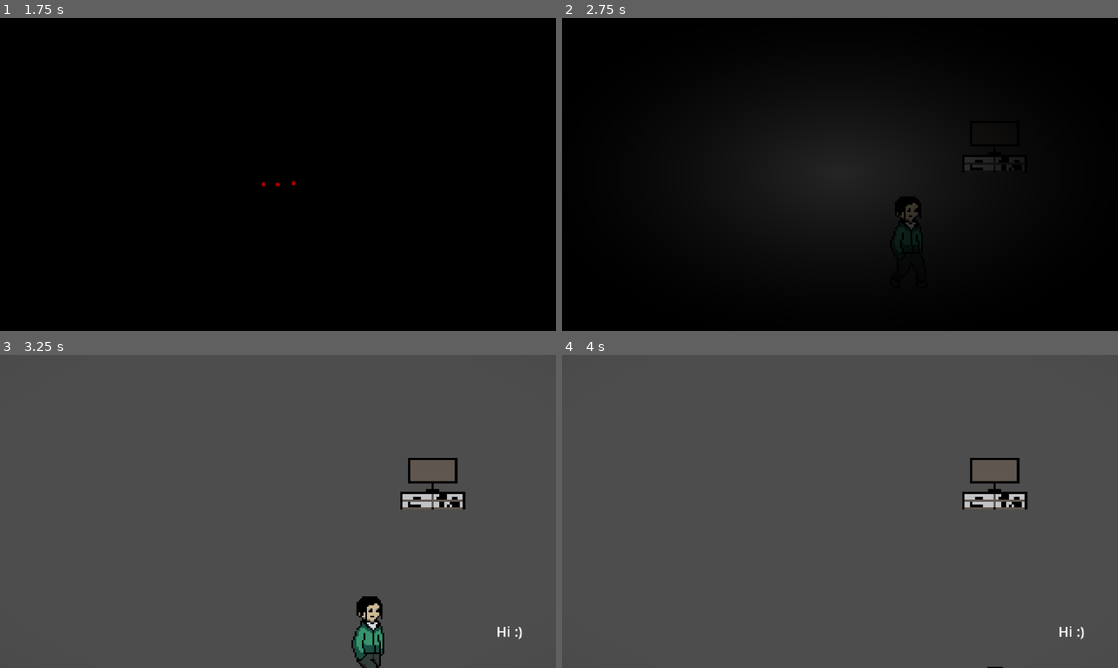
Above: before the commit, frames 1-4 (two rows, left to right).
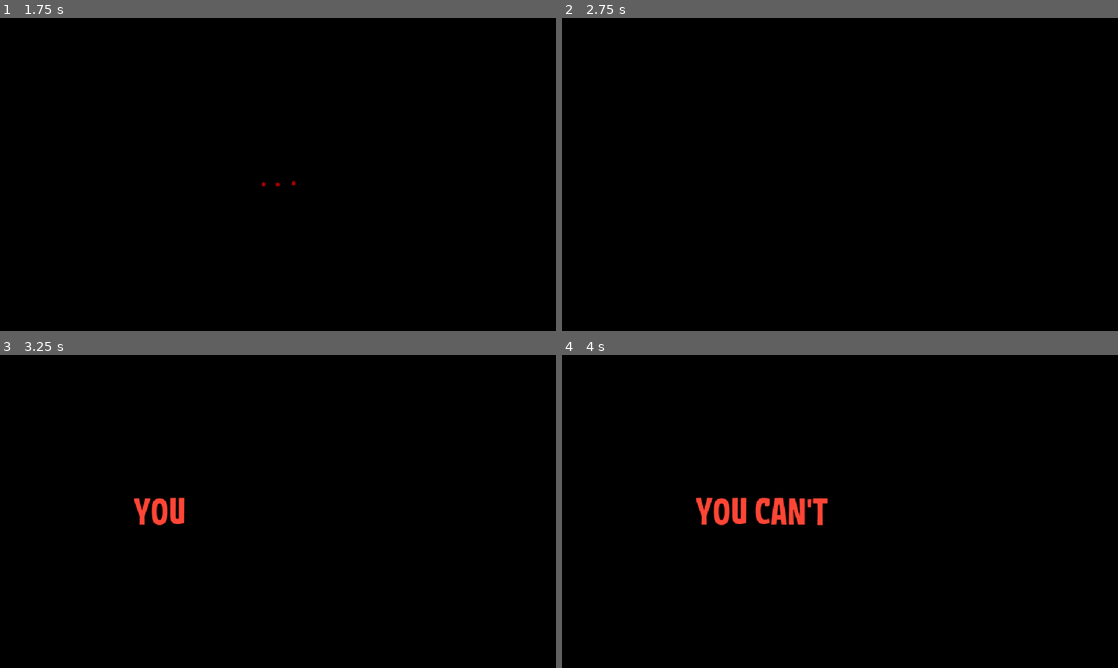
Above: after the commit, the same moments.

Repository: WhimFreak/ScreamJam2026
Game: Godot game, scene res://Menus/main_menu.tscn
Same seed, same stepped clock (60 frames per second), same inputs: the game is played once before the commit and once after it. The engine's default icon, where the game draws it, is replaced by a stand-in: a white triangle on a blue panel in a dark square. Sound files missing from this copy of the repository are replaced by a short silence.
Inputs (mouse positions are in pixels of both pictures, inside the frame that each line leads up to):
- Up to frame 1 (1.75 s): click "PLAY" at 0.5 s; click "PLAY" at 1.25 s
- Up to frame 2 (2.75 s): tap Enter at 2 s; move the mouse to (962, 158) at 2.02 s; hold D (move_right) from 2.03 s (still down); hold E (interact) from 2.03 s (still down); click (962, 158) at 2.3 s
- Up to frame 3 (3.25 s): move the mouse to (166, 527) at 2.77 s; release D (move_right) at 2.78 s; release E (interact) at 2.78 s; hold S (move_down) from 2.78 s (still down); click (166, 527) at 2.85 s; tap E (interact) at 3.05 s
- Up to frame 4 (4 s): move the mouse to (895, 442) at 3.52 s; release S (move_down) at 3.53 s; hold D (move_right) from 3.53 s (still down); hold E (interact) from 3.53 s (still down); click (895, 442) at 3.8 s

Frame 1 is identical in both runs. In frame 2, 6.1% of the frame differs, in the area x 36-83%, y 36-75%; in frame 3, 99%; in frame 4, 100%, in the area x 0-100%, y 0-100%.

Commit message:
Intro Scene Setup

Diff:
--- a/game-jam-2026/DialogueSystem/DialogueTrees/intro_therapy.tres
+++ b/game-jam-2026/DialogueSystem/DialogueTrees/intro_therapy.tres
@@ -23,7 +23,7 @@
 
 [sub_resource type="Resource" id="Resource_i1u5e"]
 script = ExtResource("1_npei6")
-delay_before_next = 1.0
+delay_before_next = 0.5
 text = "But maybe I did do things which led to that."
 metadata/_custom_type_script = "uid://dsklo1nyldsmy"
 
@@ -40,7 +40,73 @@
 text = "You know what…. You should really start talking and socializing more."
 metadata/_custom_type_script = "uid://dsklo1nyldsmy"
 
+[sub_resource type="Resource" id="Resource_rdqbo"]
+script = ExtResource("1_npei6")
+portrait = ExtResource("4_oj845")
+text = "I know it wouldn’t bring her back, but that’s something you have to accept and move on."
+metadata/_custom_type_script = "uid://dsklo1nyldsmy"
+
+[sub_resource type="Resource" id="Resource_a4a14"]
+script = ExtResource("1_npei6")
+delay_before_next = 0.5
+text = "Don't you come under 'more'?"
+metadata/_custom_type_script = "uid://dsklo1nyldsmy"
+
+[sub_resource type="Resource" id="Resource_eguiy"]
+script = ExtResource("1_npei6")
+delay_before_next = 1.0
+portrait = ExtResource("4_oj845")
+text = "..."
+metadata/_custom_type_script = "uid://dsklo1nyldsmy"
+
+[sub_resource type="Resource" id="Resource_a8nu7"]
+script = ExtResource("1_npei6")
+text = "Alright, I'll try."
+metadata/_custom_type_script = "uid://dsklo1nyldsmy"
+
+[sub_resource type="Resource" id="Resource_3p4yq"]
+script = ExtResource("1_npei6")
+text = "I only came here since May wants me to get sorted out and start back up."
+metadata/_custom_type_script = "uid://dsklo1nyldsmy"
+
+[sub_resource type="Resource" id="Resource_iq8m7"]
+script = ExtResource("1_npei6")
+text = "Don’t know if it’s working though..."
+metadata/_custom_type_script = "uid://dsklo1nyldsmy"
+
+[sub_resource type="Resource" id="Resource_1v2cy"]
+script = ExtResource("1_npei6")
+text = "But I guess you never know until you try."
+metadata/_custom_type_script = "uid://dsklo1nyldsmy"
+
+[sub_resource type="Resource" id="Resource_j05eh"]
+script = ExtResource("1_npei6")
+portrait = ExtResource("4_oj845")
+text = "Believe me son… You will get your answers, but first you have to let it go."
+metadata/_custom_type_script = "uid://dsklo1nyldsmy"
+
+[sub_resource type="Resource" id="Resource_eut1p"]
+script = ExtResource("1_npei6")
+text = "Mhmm…. Well, I think I should go now."
+metadata/_custom_type_script = "uid://dsklo1nyldsmy"
+
+[sub_resource type="Resource" id="Resource_u67jc"]
+script = ExtResource("1_npei6")
+text = "May made plans with the group today, and she was really strict about me being there."
+metadata/_custom_type_script = "uid://dsklo1nyldsmy"
+
+[sub_resource type="Resource" id="Resource_nv1j6"]
+script = ExtResource("1_npei6")
+text = "She even said she'd pick me up."
+metadata/_custom_type_script = "uid://dsklo1nyldsmy"
+
+[sub_resource type="Resource" id="Resource_4vygj"]
+script = ExtResource("1_npei6")
+portrait = ExtResource("4_oj845")
+text = "Ah, that’s really good to hear. I'll see you then."
+metadata/_custom_type_script = "uid://dsklo1nyldsmy"
+
 [resource]
 script = ExtResource("2_utxen")
-dialogue_items = Array[ExtResource("1_npei6")]([SubResource( …(101 unchanged characters)… e_10y5h"), SubResource("Resource_ujjlp")])
+dialogue_items = Array[ExtResource("1_npei6")]([SubResource( …(101 unchanged characters)… e_10y5h"), SubResource("Resource_ujjlp"), SubResource("Resource_rdqbo"), SubResource("Resource_a4a14"), SubResource("Resource_eguiy"), SubResource("Resource_a8nu7"), SubResource("Resource_3p4yq"), SubResource("Resource_iq8m7"), SubResource("Resource_1v2cy"), SubResource("Resource_j05eh"), SubResource("Resource_eut1p"), SubResource("Resource_u67jc"), SubResource("Resource_nv1j6"), SubResource("Resource_4vygj")])
 metadata/_custom_type_script = "uid://dq5m317pm5mk6"
--- a/game-jam-2026/DialogueSystem/canvas_layer.tscn
+++ b/game-jam-2026/DialogueSystem/canvas_layer.tscn
@@ -1,6 +1,7 @@
 [gd_scene format=3 uid="uid://bjoug8gmbvr5r"]
 
 [ext_resource type="Script" uid="uid://c6yd235aug8p7" path="res://DialogueSystem/dialogue_ui.gd" id="1_4gve0"]
+[ext_resource type="Script" uid="uid://bjjbto0fl4brq" path="res://DialogueSystem/dialogue_canvas_layer.gd" id="1_fxxkg"]
 [ext_resource type="Theme" uid="uid://dstt480wtvela" path="res://Themes/Dialogue_theme.tres" id="2_ssx1n"]
 [ext_resource type="Resource" uid="uid://jhweq8crsduc" path="res://DialogueSystem/DialogueTrees/intro_therapy.tres" id="2_x6hhp"]
 [ext_resource type="Texture2D" uid="uid://dyemk75vu6h6a" path="res://testing_assets/nigum.png" id="4_gisau"]
@@ -8,8 +9,10 @@
 [sub_resource type="StyleBoxEmpty" id="StyleBoxEmpty_4t0g4"]
 
 [node name="CanvasLayer" type="CanvasLayer" unique_id=1556033828]
+script = ExtResource("1_fxxkg")
 
 [node name="DialogueUI" type="Control" parent="." unique_id=941485854]
+visible = false
 layout_mode = 3
 anchors_preset = 15
 anchor_right = 1.0
@@ -62,6 +65,7 @@
 size_flags_vertical = 3
 theme = ExtResource("2_ssx1n")
 text = "Hello!"
+visible_characters_behavior = 1
 
 [node name="ChoicesBox" type="HBoxContainer" parent="DialogueUI/DialoguePanel/DialogueContent" unique_id=342962425]
 unique_name_in_owner = true
--- /dev/null
+++ b/game-jam-2026/DialogueSystem/dialogue_canvas_layer.gd
@@ -0,0 +1,8 @@
+extends CanvasLayer
+
+@onready var dialogue_ui: Control = $DialogueUI
+
+func set_dialogue_tree(tree: DialogueTree):
+	dialogue_ui.dialogue_tree = tree
+	dialogue_ui.start_tree()
+	print(tree)
--- a/game-jam-2026/DialogueSystem/dialogue_ui.gd
+++ b/game-jam-2026/DialogueSystem/dialogue_ui.gd
@@ -13,9 +13,6 @@
 var _text_tween: Tween
 var current_item: DialogueItem
 var can_force_advance: bool = true # Fix for multiclicking causing jank
-
-func _ready() -> void:
-	start_tree()
 
 func start_tree():
 	show()
@@ -76,18 +73,27 @@
 		advance(item_index, item_index + 1)
 		return
 
+	# Prevents error message when no choice
+	if choices_box.get_children().is_empty():
+		return
+
 	var button_tween := create_tween()
 	for button : Button in choices_box.get_children():
 		button.disabled = false
 		button_tween.tween_property(button, "modulate:a", 1.0, 0.3)
 
 func advance(from_index: int, target_index: int) -> void:
-	var delay := dialogue_tree.dialogue_items[from_index].delay_before_next
+	var item := dialogue_tree.dialogue_items[from_index]
+	if item.signal_on_advance:
+		Events.emit_signal(item.signal_on_advance)
+
+	var delay := item.delay_before_next
 	if delay > 0.0:
 		can_force_advance = false
 		visible = false
 		await get_tree().create_timer(delay).timeout
 		can_force_advance = true
+
 	show_text(target_index)
 
 func slide_in() -> void:
@@ -123,6 +129,9 @@
 
 # If no choice, clicking anywhere progresses
 func _input(event: InputEvent) -> void:
+	if not current_item:
+		return
+
 	if event.is_action_pressed("left_mouse") and current_item.click_advance and can_force_advance:
 		var idx: int = dialogue_tree.dialogue_items.find(current_item)
 		if _text_tween.is_running():
--- /dev/null
+++ b/game-jam-2026/Menus/main_level.gd
@@ -0,0 +1,10 @@
+extends Node2D
+
+@onready var black_overlay: ColorRect = $BlackScreen/BlackOverlay
+
+func _ready() -> void:
+	Events.fade_in.connect(on_fade_in)
+
+func on_fade_in():
+	var tween := create_tween()
+	tween.tween_property(black_overlay, "modulate", Color.TRANSPARENT, 1)
--- a/game-jam-2026/Menus/main_level.tscn
+++ b/game-jam-2026/Menus/main_level.tscn
@@ -1,8 +1,111 @@
 [gd_scene format=3 uid="uid://beqwwoca5sjyp"]
 
 [ext_resource type="Script" uid="uid://bfp3hf2viaem0" path="res://Menus/pause_menu.gd" id="1_3flnu"]
+[ext_resource type="Script" uid="uid://o2b4cq8ntnay" path="res://Menus/main_level.gd" id="1_obwmc"]
 [ext_resource type="PackedScene" uid="uid://d4jdnqavtwhod" path="res://Top Down/player.tscn" id="2_fv5ia"]
-[ext_resource type="PackedScene" uid="uid://4qqrgafsssyi" path="res://Top Down/test_interactable.tscn" id="3_obwmc"]
+[ext_resource type="Resource" uid="uid://jhweq8crsduc" path="res://DialogueSystem/DialogueTrees/intro_therapy.tres" id="3_q672b"]
+[ext_resource type="FontFile" uid="uid://m5ud83a43cit" path="res://Assets/Fonts/CaacupeOne-Regular.ttf" id="4_b7mpt"]
+[ext_resource type="PackedScene" uid="uid://bjoug8gmbvr5r" path="res://DialogueSystem/canvas_layer.tscn" id="5_fgf5d"]
+[ext_resource type="FontFile" uid="uid://d1scseabuvm71" path="res://fonts/PressStart2P-Regular.ttf" id="5_qtdy1"]
+
+[sub_resource type="Animation" id="Animation_y46r3"]
+length = 0.001
+tracks/0/type = "value"
+tracks/0/imported = false
+tracks/0/enabled = true
+tracks/0/path = NodePath("BlackScreen/YouCantRunAway:visible_ratio")
+tracks/0/interp = 1
+tracks/0/loop_wrap = true
+tracks/0/keys = {
+"times": PackedFloat32Array(0),
+"transitions": PackedFloat32Array(1),
+"update": 0,
+"values": [0.0]
+}
+tracks/1/type = "value"
+tracks/1/imported = false
+tracks/1/enabled = true
+tracks/1/path = NodePath("BlackScreen/VBoxContainer/IAmNotRunningAway:visible_ratio")
+tracks/1/interp = 1
+tracks/1/loop_wrap = true
+tracks/1/keys = {
+"times": PackedFloat32Array(0),
+"transitions": PackedFloat32Array(1),
+"update": 0,
+"values": [0.0]
+}
+tracks/2/type = "value"
+tracks/2/imported = false
+tracks/2/enabled = true
+tracks/2/path = NodePath("BlackScreen/VBoxContainer/IKnowWhatIDid:visible_ratio")
+tracks/2/interp = 1
+tracks/2/loop_wrap = true
+tracks/2/keys = {
+"times": PackedFloat32Array(0),
+"transitions": PackedFloat32Array(1),
+"update": 0,
+"values": [0.0]
+}
+
+[sub_resource type="Animation" id="Animation_obwmc"]
+resource_name = "intro"
+length = 13.5
+tracks/0/type = "value"
+tracks/0/imported = false
+tracks/0/enabled = true
+tracks/0/path = NodePath("BlackScreen/YouCantRunAway:visible_ratio")
+tracks/0/interp = 1
+tracks/0/loop_wrap = true
+tracks/0/keys = {
+"times": PackedFloat32Array(0.73333263, 3.7333326, 4.7333326),
+"transitions": PackedFloat32Array(1, 0, 1),
+"update": 0,
+"values": [0.0, 1.0, 0.0]
+}
+tracks/1/type = "value"
+tracks/1/imported = false
+tracks/1/enabled = true
+tracks/1/path = NodePath("BlackScreen/VBoxContainer/IAmNotRunningAway:visible_ratio")
+tracks/1/interp = 1
+tracks/1/loop_wrap = true
+tracks/1/keys = {
+"times": PackedFloat32Array(5.366666, 7.8333325, 11.699999),
+"transitions": PackedFloat32Array(1, 0, 1),
+"update": 0,
+"values": [0.0, 1.0, 0.0]
+}
+tracks/2/type = "value"
+tracks/2/imported = false
+tracks/2/enabled = true
+tracks/2/path = NodePath("BlackScreen/VBoxContainer/IKnowWhatIDid:visible_ratio")
+tracks/2/interp = 1
+tracks/2/loop_wrap = true
+tracks/2/keys = {
+"times": PackedFloat32Array(8.733333, 10.433332, 11.699999),
+"transitions": PackedFloat32Array(1, 0, 1),
+"update": 0,
+"values": [0.0, 1.0, 0.0]
+}
+tracks/3/type = "method"
+tracks/3/imported = false
+tracks/3/enabled = true
+tracks/3/path = NodePath("DialogueUI")
+tracks/3/interp = 1
+tracks/3/loop_wrap = true
+tracks/3/keys = {
+"times": PackedFloat32Array(12.833333),
+"transitions": PackedFloat32Array(1),
+"values": [{
+"args": [ExtResource("3_q672b")],
+"method": &"set_dialogue_tree"
+}]
+}
+
+[sub_resource type="AnimationLibrary" id="AnimationLibrary_fgf5d"]
+_data = {
+&"RESET": SubResource("Animation_y46r3"),
+&"intro": SubResource("Animation_obwmc")
+}
 
 [sub_resource type="StyleBoxFlat" id="StyleBoxFlat_xrivr"]
 bg_color = Color(0.007843138, 0, 0, 0.20784314)
@@ -32,6 +135,7 @@
 border_color = Color(0.539872, 0, 0, 1)
 
 [node name="MainLevel" type="Node2D" unique_id=2017510965]
+script = ExtResource("1_obwmc")
 
 [node name="Label" type="Label" parent="." unique_id=245035998]
 anchors_preset = 8
@@ -47,8 +151,89 @@
 grow_vertical = 2
 text = "Hi :)"
 
+[node name="Player" parent="." unique_id=688360018 instance=ExtResource("2_fv5ia")]
+position = Vector2(166, 192)
+
+[node name="AnimationPlayer" type="AnimationPlayer" parent="." unique_id=553942841]
+libraries/ = SubResource("AnimationLibrary_fgf5d")
+autoplay = &"intro"
+
+[node name="BlackScreen" type="CanvasLayer" parent="." unique_id=1327207953]
+layer = 5
+
+[node name="BlackOverlay" type="ColorRect" parent="BlackScreen" unique_id=1144414068]
+anchors_preset = 15
+anchor_right = 1.0
+anchor_bottom = 1.0
+grow_horizontal = 2
+grow_vertical = 2
+color = Color(0, 0, 0, 1)
+
+[node name="YouCantRunAway" type="RichTextLabel" parent="BlackScreen" unique_id=946196420]
+anchors_preset = 8
+anchor_left = 0.5
+anchor_top = 0.5
+anchor_right = 0.5
+anchor_bottom = 0.5
+offset_left = -20.0
+offset_top = -20.0
+offset_right = 20.0
+offset_bottom = 20.0
+grow_horizontal = 2
+grow_vertical = 2
+theme_override_colors/default_color = Color(1, 0.27398866, 0.21327004, 1)
+theme_override_fonts/normal_font = ExtResource("4_b7mpt")
+theme_override_font_sizes/normal_font_size = 48
+bbcode_enabled = true
+text = "[shake]YOU CAN'T RUN AWAY..."
+fit_content = true
+autowrap_mode = 0
+visible_characters = 0
+visible_ratio = 0.0
+
+[node name="VBoxContainer" type="VBoxContainer" parent="BlackScreen" unique_id=1534931078]
+anchors_preset = 8
+anchor_left = 0.5
+anchor_top = 0.5
+anchor_right = 0.5
+anchor_bottom = 0.5
+offset_left = -168.0
+offset_top = -20.0
+offset_right = 168.0
+offset_bottom = 20.0
+grow_horizontal = 2
+grow_vertical = 2
+
+[node name="IAmNotRunningAway" type="RichTextLabel" parent="BlackScreen/VBoxContainer" unique_id=267774569]
+layout_mode = 2
+theme_override_colors/default_color = Color(1, 1, 1, 1)
+theme_override_fonts/normal_font = ExtResource("5_qtdy1")
+bbcode_enabled = true
+text = "I am not running away."
+fit_content = true
+autowrap_mode = 0
+visible_characters = 0
+visible_ratio = 0.0
+
+[node name="IKnowWhatIDid" type="RichTextLabel" parent="BlackScreen/VBoxContainer" unique_id=404477357]
+layout_mode = 2
+theme_override_colors/default_color = Color(1, 1, 1, 1)
+theme_override_fonts/normal_font = ExtResource("5_qtdy1")
+bbcode_enabled = true
+text = "I know what I did."
+fit_content = true
+autowrap_mode = 0
+horizontal_alignment = 1
+visible_characters = 0
+visible_characters_behavior = 1
+visible_ratio = 0.0
+
+[node name="DialogueUI" parent="." unique_id=1556033828 instance=ExtResource("5_fgf5d")]
+layer = 6
+
 [node name="PauseMenu" type="CanvasLayer" parent="." unique_id=1697650757]
 process_mode = 3
+layer = 7
 script = ExtResource("1_3flnu")
 
 [node name="PausePanel" type="Panel" parent="PauseMenu" unique_id=1014631181]
@@ -97,10 +282,4 @@
 theme_override_styles/disabled = SubResource("StyleBoxFlat_chd2j")
 text = "RETURN TO MENU"
 
-[node name="Player" parent="." unique_id=688360018 instance=ExtResource("2_fv5ia")]
-position = Vector2(272, 258)
-
-[node name="TestInteractable" parent="." unique_id=827824888 instance=ExtResource("3_obwmc")]
-position = Vector2(498, 148)
-
 [connection signal="pressed" from="PauseMenu/PausePanel/VBoxContainer/ReturnButton" to="PauseMenu" method="_on_return_button_pressed"]
--- a/game-jam-2026/Top Down/player.gd
+++ b/game-jam-2026/Top Down/player.gd
@@ -9,8 +9,16 @@
 var interactables_in_range: Array[InteractableComponent]
 
 var last_dir: Vector2
+var can_act: bool = true
+
+func _ready() -> void:
+	Events.disable_player_action.connect(func(): can_act = false)
+	Events.enable_player_action.connect(func(): can_act = true)
 
 func _process(delta: float) -> void:
+	if not can_act:
+		return
+
 	var dir: Vector2 = Input.get_vector("move_left", "move_right", "move_up", "move_down")
 
 	velocity = velocity.move_toward(dir * speed, accel * delta)
@@ -31,6 +39,8 @@
 
 # Interaction
 func _input(event: InputEvent) -> void:
+	if not can_act:
+		return
 	if event.is_action_pressed("interact") and not interactables_in_range.is_empty():
 		interactables_in_range[0].player_interacted.emit()
 
Not shown, added: game-jam-2026/DialogueSystem/dialogue_canvas_layer.gd.uid
Not shown, added: game-jam-2026/Menus/main_level.gd.uid
